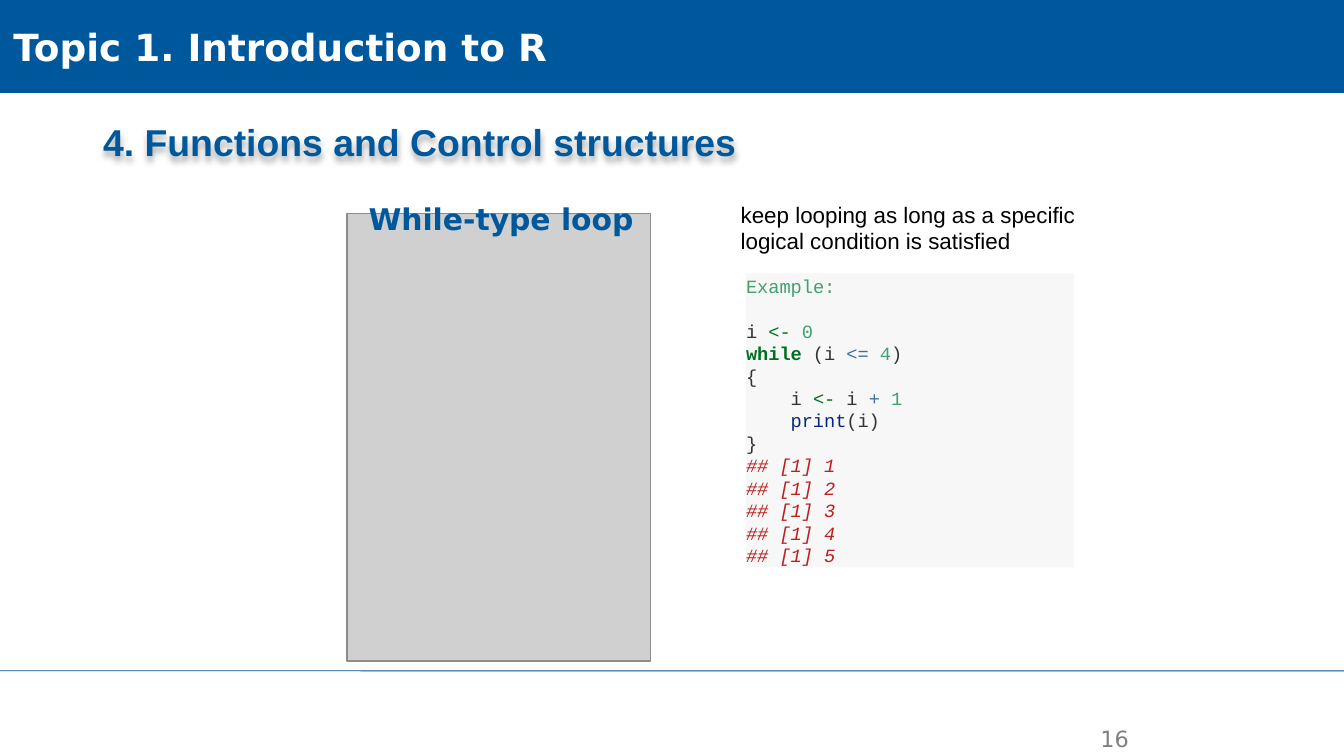
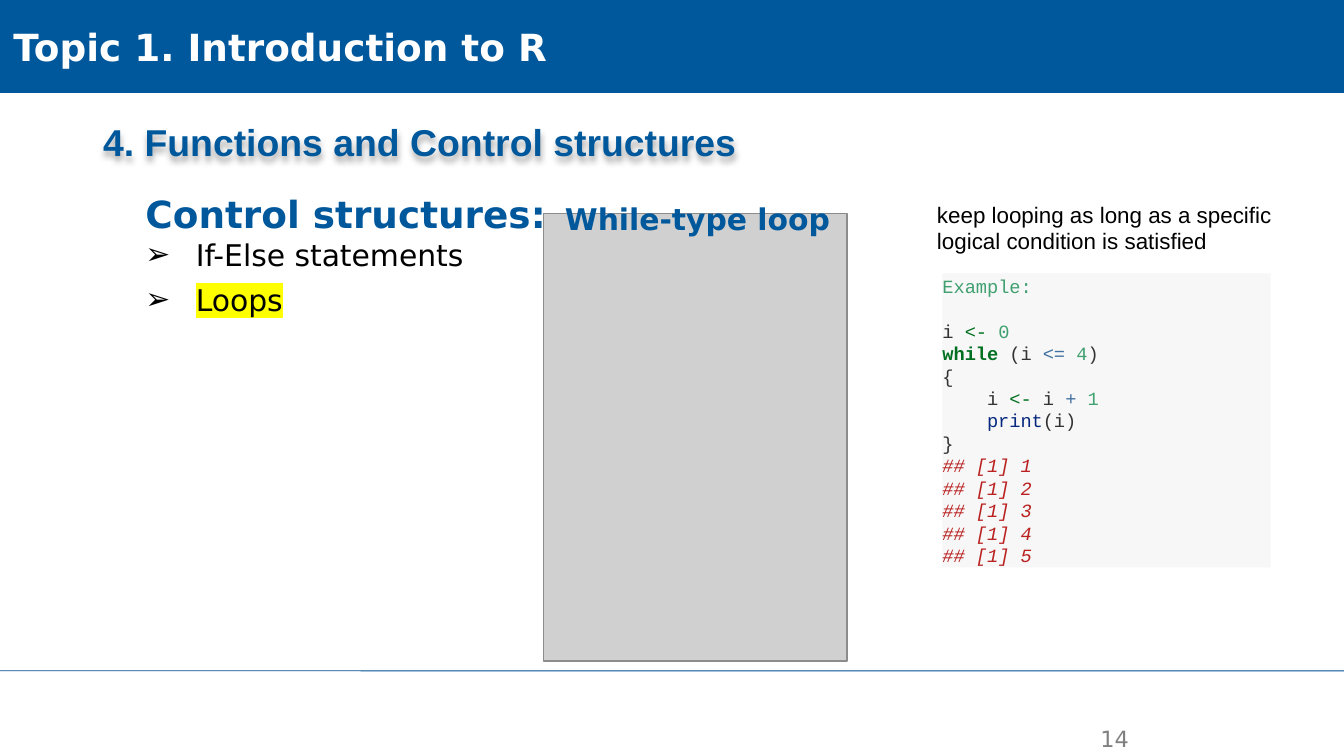
Before and after one commit to XiaoxiangGuanGFZ/FloodRiskSeminar, a slide deck: slide 14 of slides/FRS_exercise_R.pptx (slide 16 before the commit). Drawn at 1344x756 pixels with LibreOffice and Linux fonts; fonts in the diff are those of the drawing; grey boxes stand for pictures; background and template pictures are left out. Boxes give left, top, right and bottom in pixels: in the first picture for what was removed or moved away, otherwise in the second. Text is boxed around its words. In the diff, an @@ line names an element or a change of style, - is before the commit and + after.

```diff
--- a/slides/FRS_exercise_R.pptx
+++ b/slides/FRS_exercise_R.pptx
@@ text added at (145,199,546,317), 16 pt, text #000000 @@
+Control structures:
+➢ If-Else statements
+➢ Loops
@@ 2 texts, 1 picture, 1 rectangle: place and size @@
-2 texts, 1 picture, 1 rectangle at (347,206,1075,661)
+2 texts, 1 picture, 1 rectangle at (543,206,1272,661)
@@ page number at (1100,731,1128,747): text changed @@
-16
+14
```
Also in this commit, not shown: 8 other slides changed, 1 slide added, 1 slide removed.
